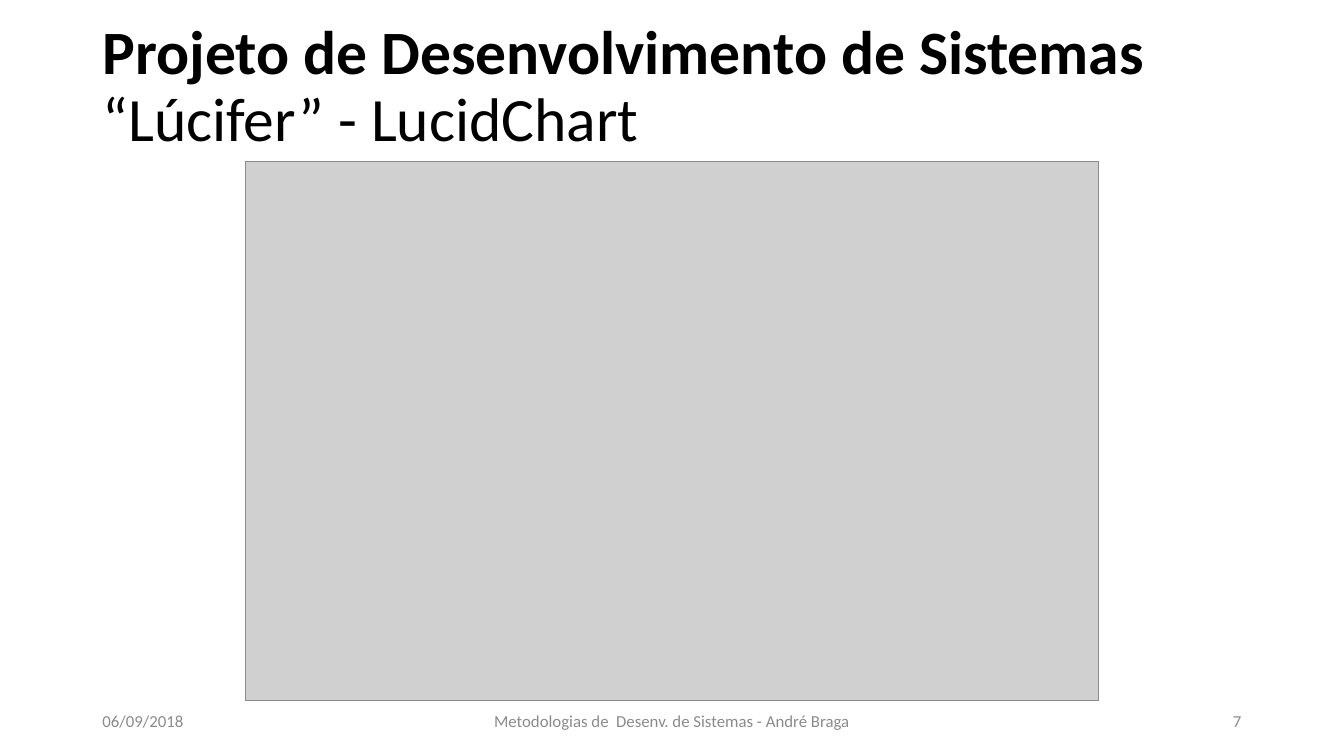
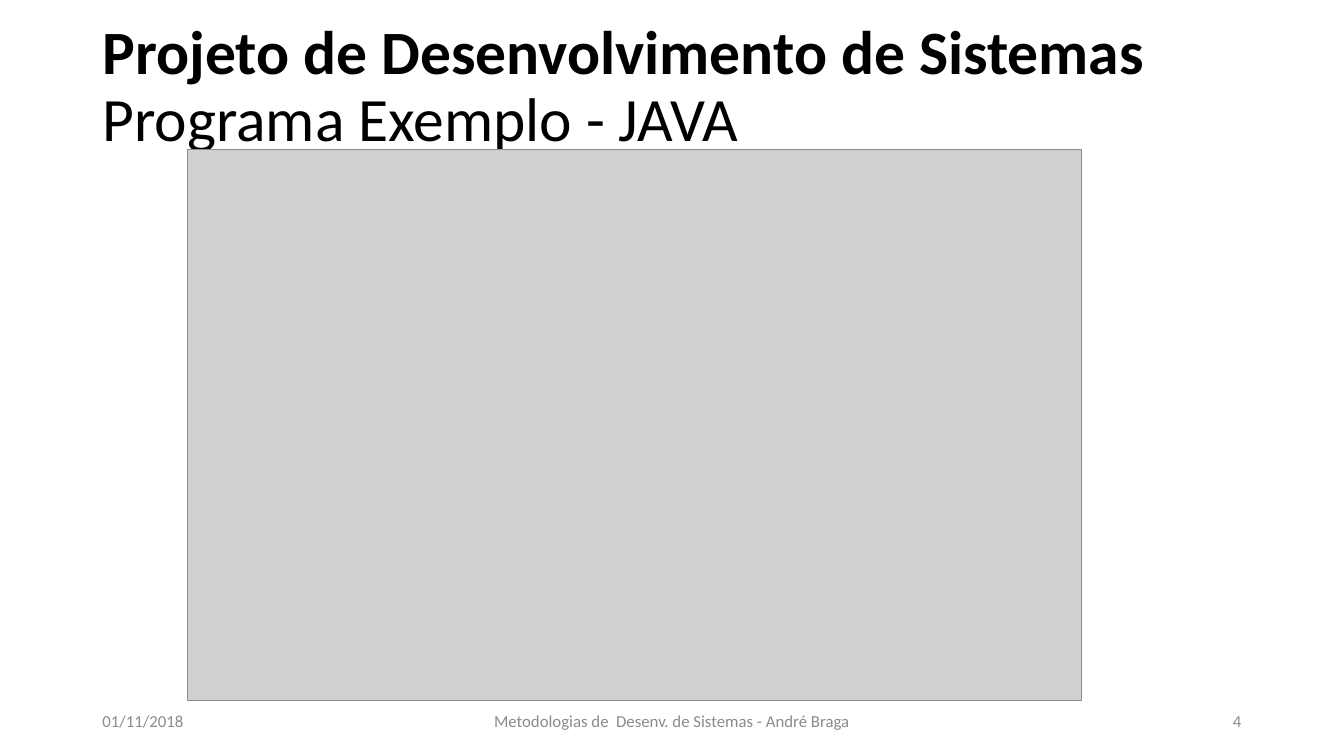
Before and after one commit to LeoCaronezi/CURSOS, a slide deck: slide 4 of Metodologias de Desenvolvimento de Sistemas/CCT0431 - METE DES DE SIST_Aula_04_2018_02 .pptx (slide 7 before the commit). Drawn at 1344x756 pixels with LibreOffice and Linux fonts; fonts in the diff are those of the drawing; grey boxes stand for pictures. Boxes give left, top, right and bottom in pixels: in the first picture for what was removed or moved away, otherwise in the second. Text is boxed around its words. In the diff, an @@ line names an element or a change of style, - is before the commit and + after.

Commit message:
Met Desenvolvimento de Sistemas

```diff
--- a/Metodologias de Desenvolvimento de Sistemas/CCT0431 - METE DES DE SIST_Aula_04_2018_02 .pptx
+++ b/Metodologias de Desenvolvimento de Sistemas/CCT0431 - METE DES DE SIST_Aula_04_2018_02 .pptx
@@ title at (102, 30, 1144, 156): text changed @@
-Projeto de Desenvolvimento de Sistemas
-“Lúcifer” - LucidChart
+Projeto de Desenvolvimento de Sistemas
+Programa Exemplo - JAVA
@@ picture: place and size @@
-picture at (245, 161, 1099, 701)
+picture at (188, 149, 1082, 701)
@@ text at (102, 715, 183, 728): text changed @@
-06/09/2018
+01/11/2018
@@ page number at (1233, 716, 1241, 727): text changed @@
-7
+4
```
Also in this commit, not shown: 10 other slides changed, 13 slides added, 2 slides removed, 1 other file.
